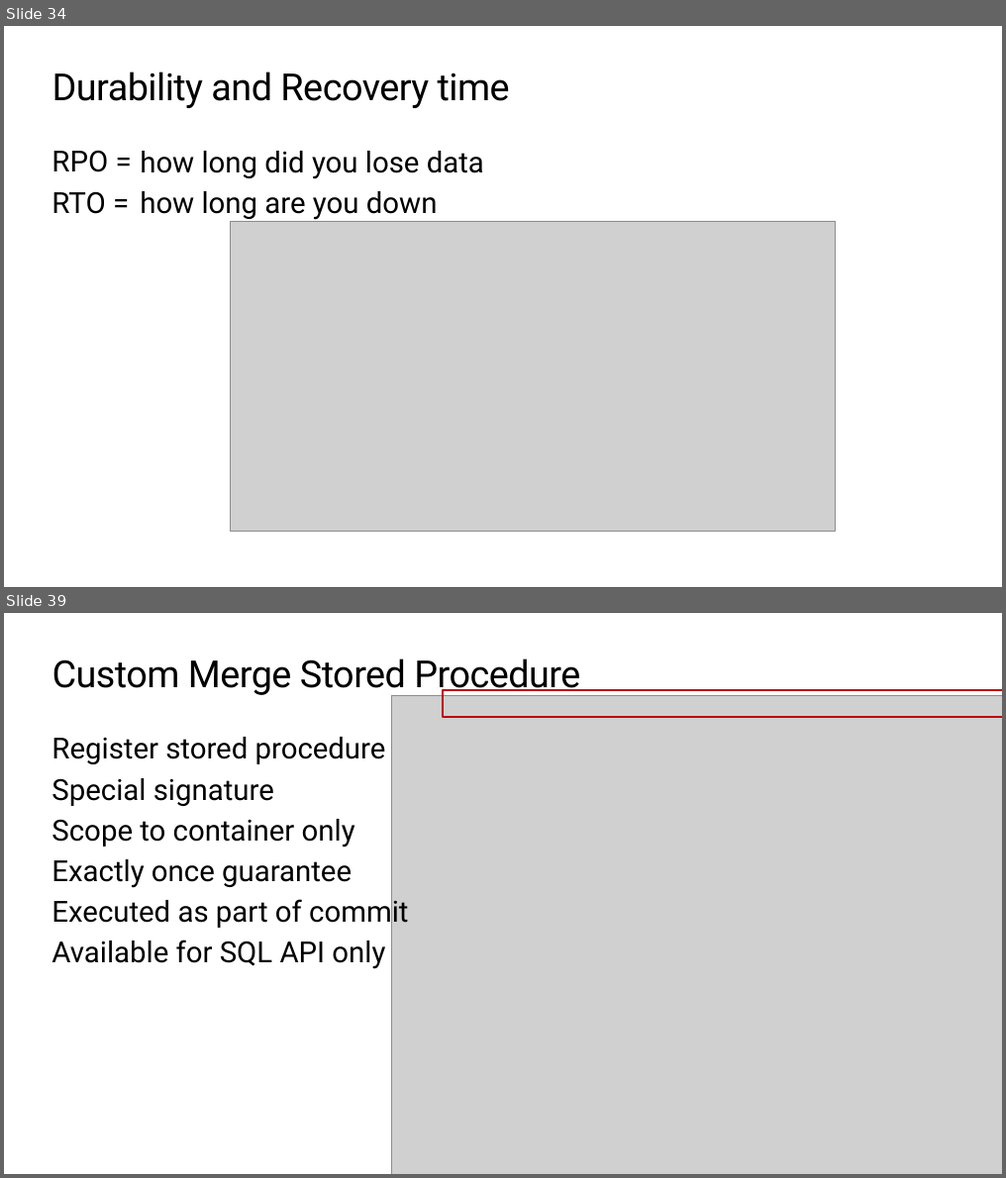
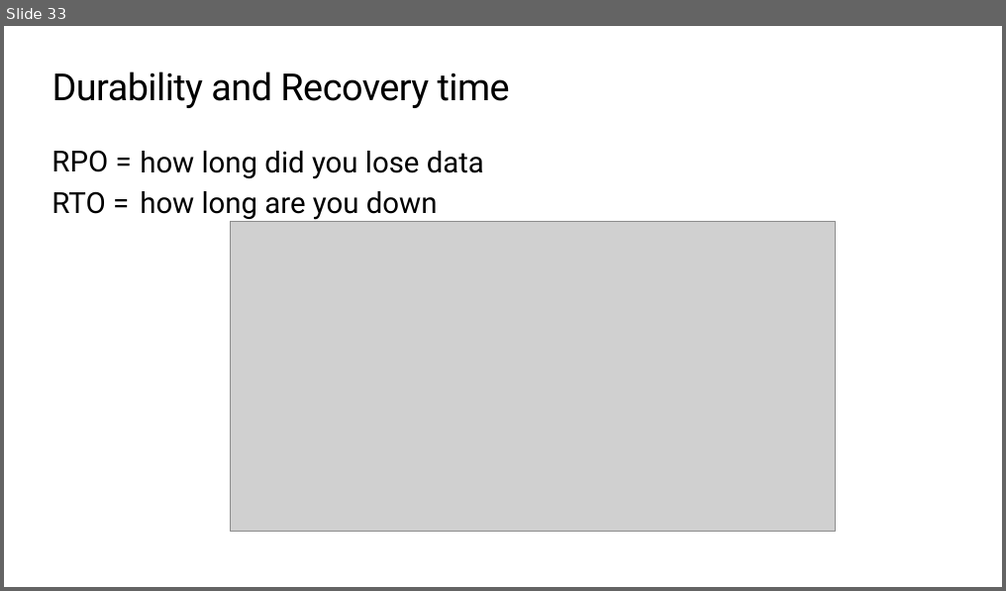
Before and after one commit to markjbrown/cosmos-global-distribution-demos, a slide deck: CosmosGlobalDistDemos/High-perf-apps-CosmosDB.pptx. Shown one above the other, each under a label of ours: slides 34 and 39 before the commit, slide 33 after it; the slides between them are not shown. The pictures are 1006x1178 and 1006x591 pixels, drawn with LibreOffice and Linux fonts; fonts in the diff are those of the drawing; grey boxes stand for pictures; background and template pictures are left out. Boxes give left, top, right and bottom in pixels: in the first picture for what was removed or moved away, otherwise in the second. Text is boxed around its words. In the diff, an @@ line names an element or a change of style, - is before the commit and + after.

```diff
--- a/CosmosGlobalDistDemos/High-perf-apps-CosmosDB.pptx
+++ b/CosmosGlobalDistDemos/High-perf-apps-CosmosDB.pptx
@@ slide 39 removed at [4,613,1002,1174], background #FFFFFF @@
@@ title removed at [53,659,580,697] @@
-Custom Merge Stored Procedure
@@ picture removed at [392,696,1002,1174] @@
@@ rectangle removed at [443,690,1002,717] @@
@@ text removed at [52,737,408,969] @@
-Register stored procedure
-Special signature
-Scope to container only
-Exactly once guarantee
-Executed as part of commit
-Available for SQL API only
@@ what was slide 34 is now slide 33 @@
```
Also in this commit, not shown: 11 slides changed, 7 slides added, 14 other slides removed.
